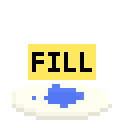
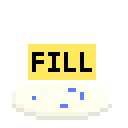
Two versions of the same layered image (128x128). Layer-by-layer changes:
painted on "Layer 1" over [40, 84, 80, 108]
